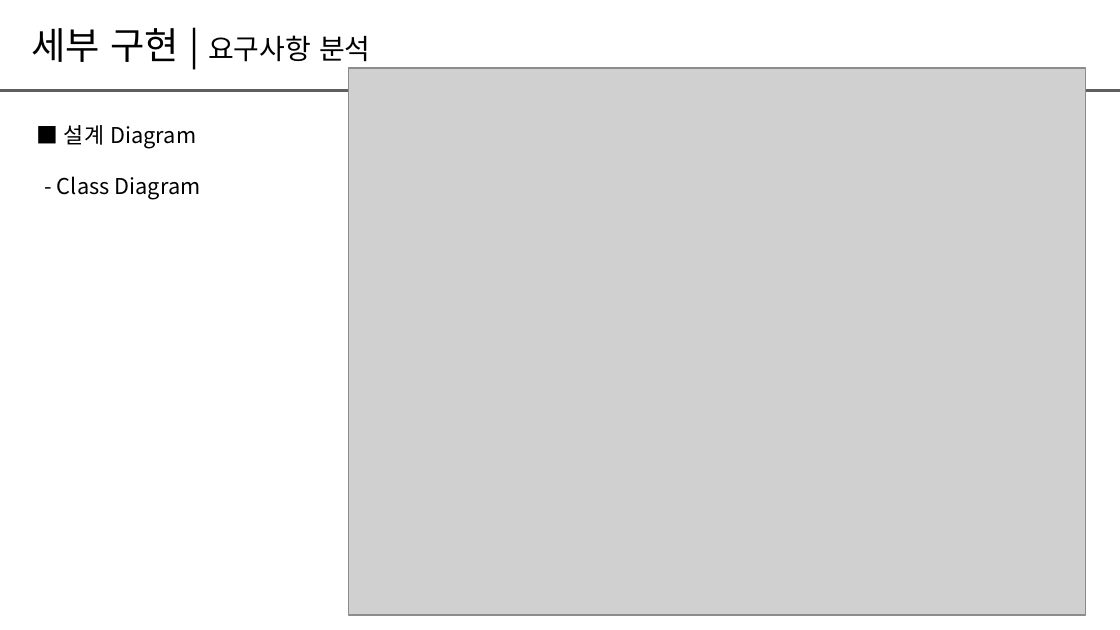
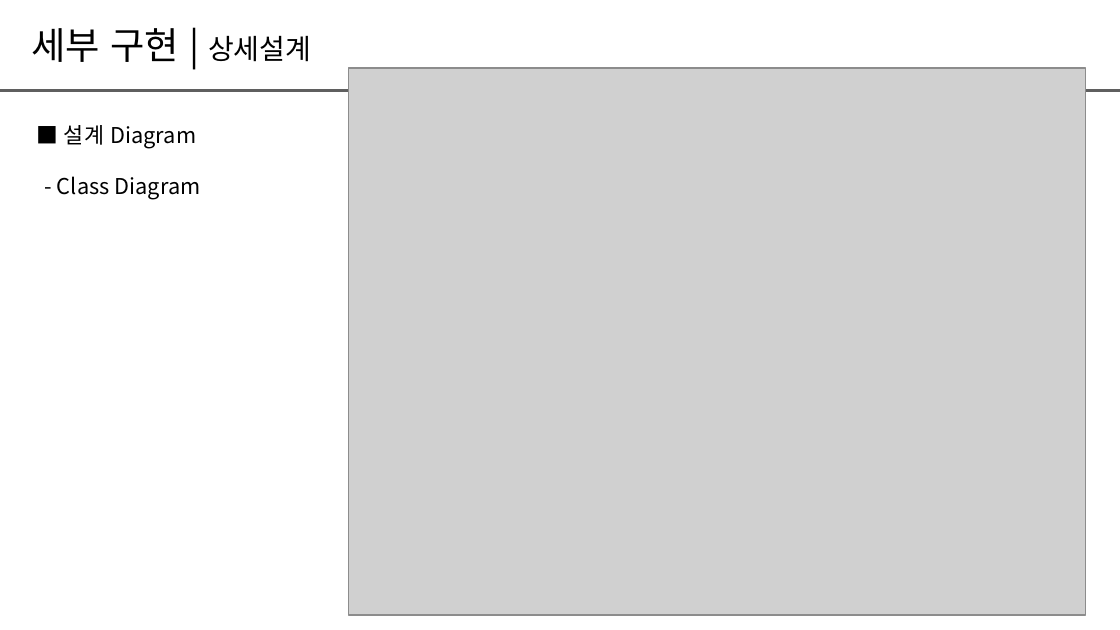
Before and after one commit to dongyub1015/Hit, a slide deck: slide 9 of Doc/CRA팀프로젝트_22년_9차_H팀_Hit.pptx (slide 7 before the commit). Drawn at 1120x630 pixels with LibreOffice and Linux fonts; fonts in the diff are those of the drawing; grey boxes stand for pictures. Boxes give left, top, right and bottom in pixels: in the first picture for what was removed or moved away, otherwise in the second. Text is boxed around its words. In the diff, an @@ line names an element or a change of style, - is before the commit and + after.

```diff
--- a/Doc/CRA팀프로젝트_22년_9차_H팀_Hit.pptx
+++ b/Doc/CRA팀프로젝트_22년_9차_H팀_Hit.pptx
@@ text at (31,28,311,62): text changed; size 18 to 24 pt @@
-세부 구현 | 요구사항 분석
+세부 구현 | 상세설계
```
Also in this commit, not shown: 4 other slides changed.
